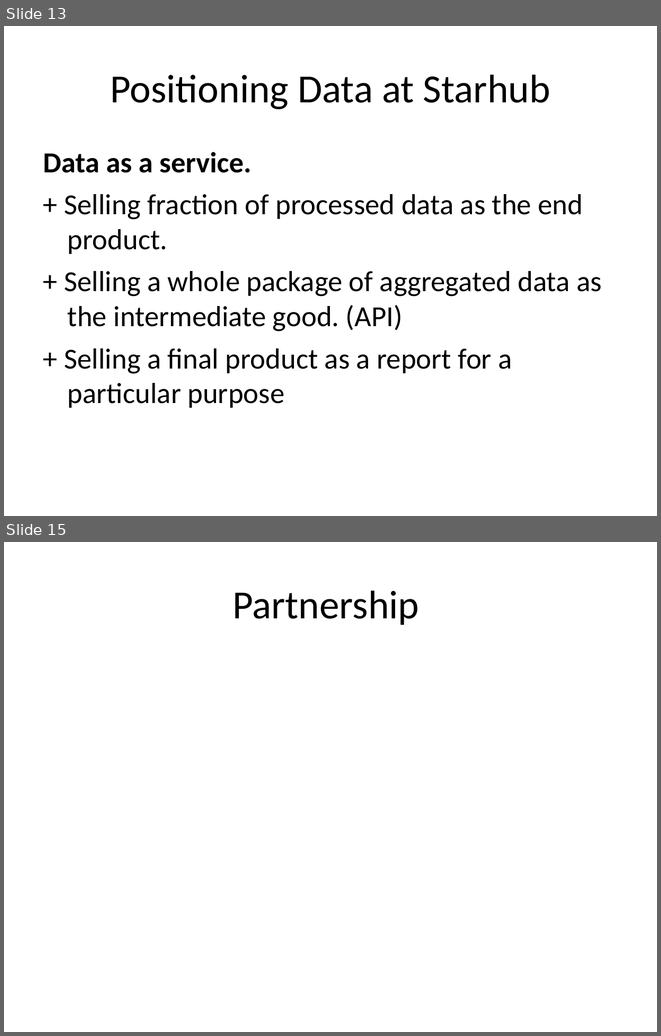
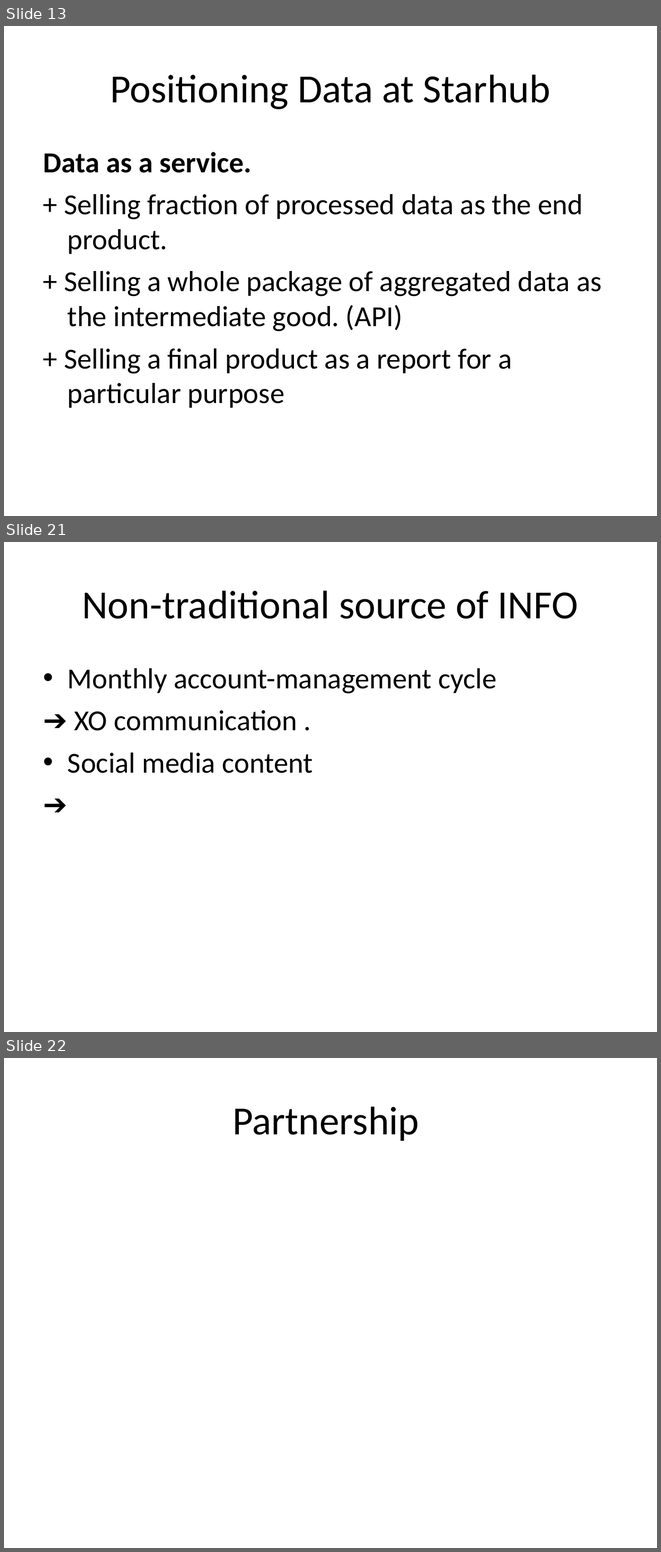
Before and after one commit to NUS-Anonymous/LTA-Data, a slide deck: Business Final Presentation/Presentation1.ppt. Shown one above the other, each under a label of ours: slides 13 and 15 before the commit, slides 13, 21 and 22 after it; the slides between them are not shown. The pictures are 661x1036 and 661x1552 pixels, drawn with LibreOffice and Linux fonts; fonts in the diff are those of the drawing. Boxes give left, top, right and bottom in pixels: in the first picture for what was removed or moved away, otherwise in the second. Text is boxed around its words. In the diff, an @@ line names an element or a change of style, - is before the commit and + after.

```diff
--- a/Business Final Presentation/Presentation1.ppt
+++ b/Business Final Presentation/Presentation1.ppt
@@ slide 21 added at <box>4,542,657,1032</box>, background #FFFFFF @@
@@ title added at <box>82,590,578,619</box>, 44 pt, text #000000 @@
+Non-traditional source of INFO
@@ text added at <box>68,668,497,773</box>, 32 pt, text #000000 @@
+• Monthly account-management cycle
+➔ XO communication .
+• Social media content
+➔
@@ what was slide 15 is now slide 22 @@
```
Also in this commit, not shown: 7 other slides added, 1 slide removed.
